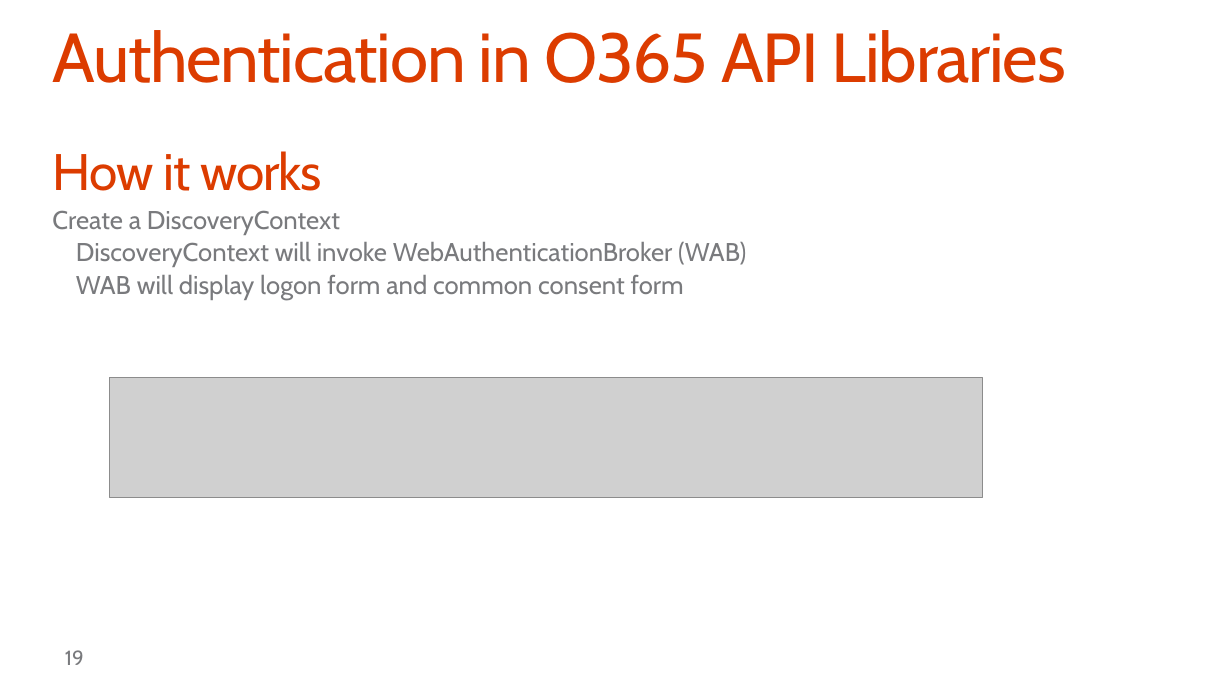
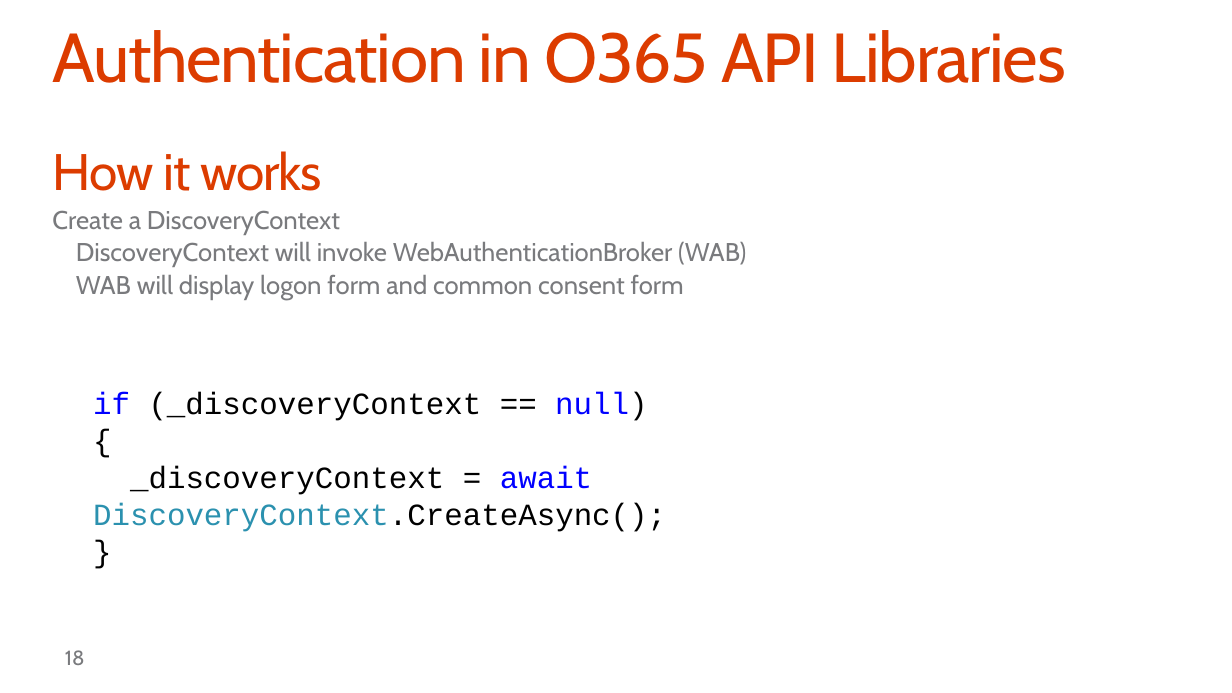
Before and after one commit to OfficeDev/TrainingContent, a slide deck: slide 18 of O3654-5 Deep dive into native Universal Windows App Development with Office 365 APIs/Deep Dive into native Universal App development with Office 365 APIs.pptx (slide 19 before the commit). Drawn at 1232x693 pixels with LibreOffice and Linux fonts; fonts in the diff are those of the drawing; grey boxes stand for pictures; background and template pictures are left out. Boxes give left, top, right and bottom in pixels: in the first picture for what was removed or moved away, otherwise in the second. Text is boxed around its words. In the diff, an @@ line names an element or a change of style, - is before the commit and + after.

Commit message:
Deck updates

```diff
--- a/O3654-5 Deep dive into native Universal Windows App Development with Office 365 APIs/Deep Dive into native Universal App development with Office 365 APIs.pptx
+++ b/O3654-5 Deep dive into native Universal Windows App Development with Office 365 APIs/Deep Dive into native Universal App development with Office 365 APIs.pptx
@@ picture removed at (109, 377, 982, 497) @@
@@ text added at (93, 392, 666, 532), 24 pt, text #000000 @@
+if (_discoveryContext == null)
+{
+_discoveryContext = await DiscoveryContext.CreateAsync();
+}
@@ page number at (65, 650, 85, 665): text changed @@
-19
+18
```
Also in this commit, not shown: 1 other slide changed, 1 slide added, 1 slide removed.
